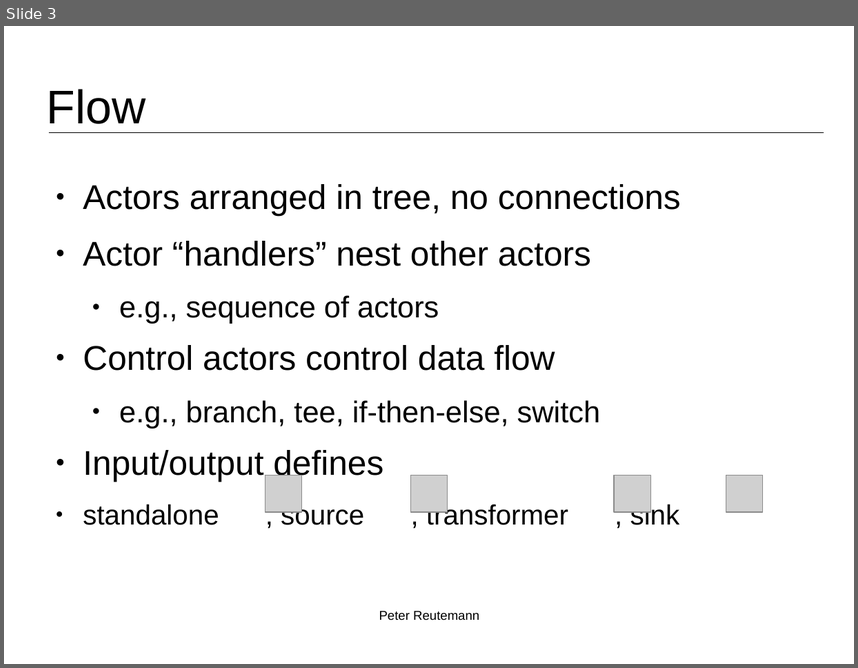
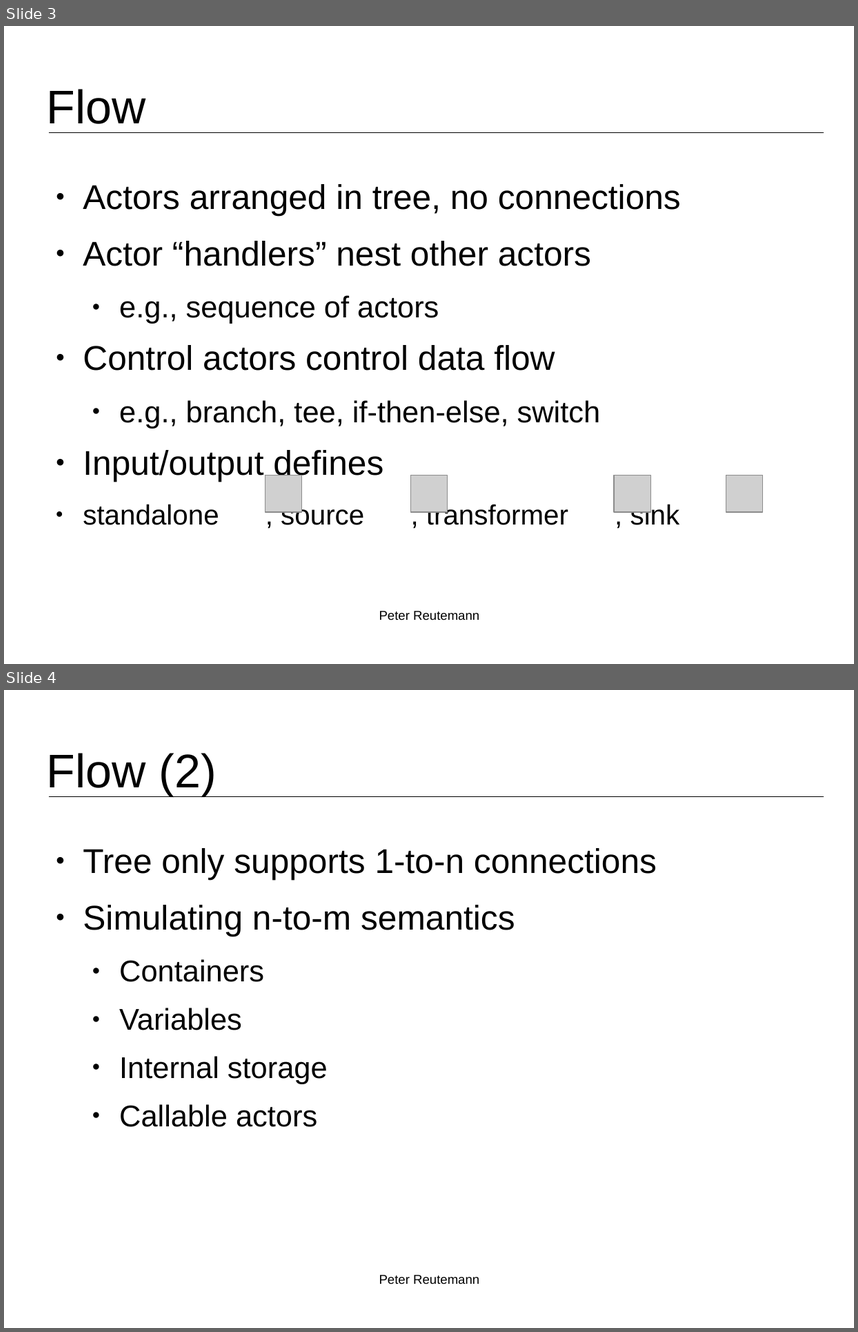
Before and after one commit to fracpete/bigmine-2015, a slide deck: talk/bigmine2015_reutemann.odp. Shown one above the other, each under a label of ours: slide 3 before the commit, slides 3 and 4 after it. The pictures are 858x668 and 858x1332 pixels, drawn with LibreOffice and Linux fonts; fonts in the diff are those of the drawing; grey boxes stand for pictures; background and template pictures are left out. Boxes give left, top, right and bottom in pixels: in the first picture for what was removed or moved away, otherwise in the second. Text is boxed around its words. In the diff, an @@ line names an element or a change of style, - is before the commit and + after.

```diff
--- a/talk/bigmine2015_reutemann.odp
+++ b/talk/bigmine2015_reutemann.odp
@@ slide 4 added at (x1=4, y1=690, x2=854, y2=1328), background #FFFFFF; not listed: 1 template element that a slide beside it also shows @@
@@ title added at (x1=47, y1=753, x2=217, y2=796), 44 pt, text #000000 @@
+Flow (2)
@@ text added at (x1=83, y1=848, x2=657, y2=1127), 32 pt, text #000000 @@
+● Tree only supports 1-to-n connections
+● Simulating n-to-m semantics
+  ● Containers
+  ● Variables
+  ● Internal storage
+  ● Callable actors
@@ text added at (x1=379, y1=1274, x2=479, y2=1284), 12 pt, text #000000 @@
+Peter Reutemann
```
Also in this commit, not shown: 6 slides changed, 1 other slide added, 5 other files.
